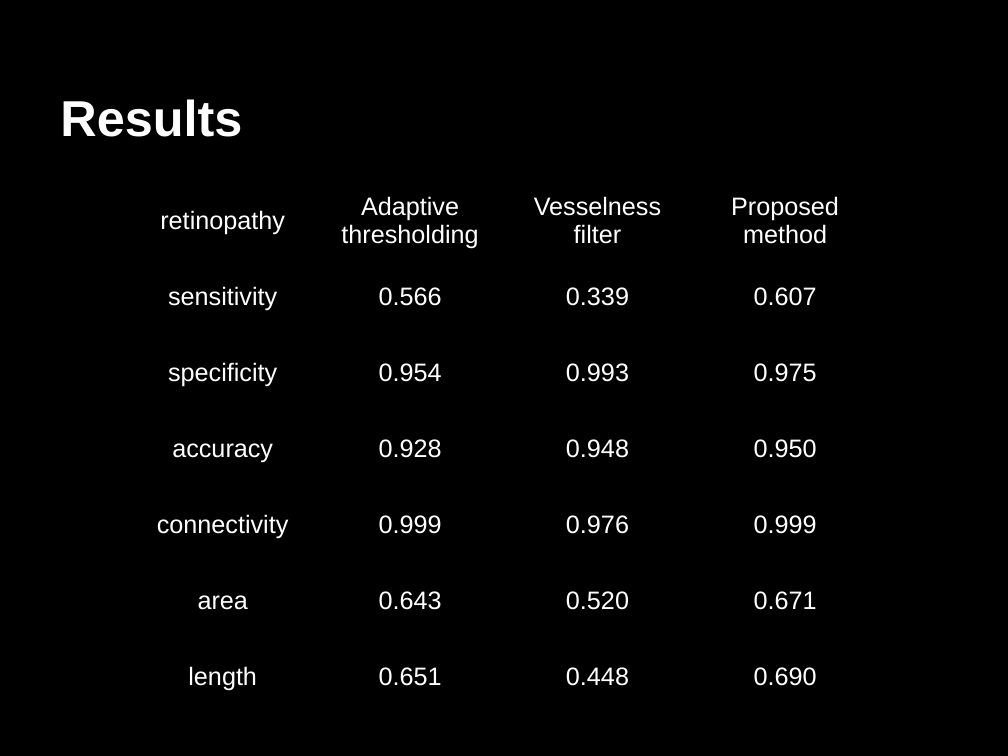
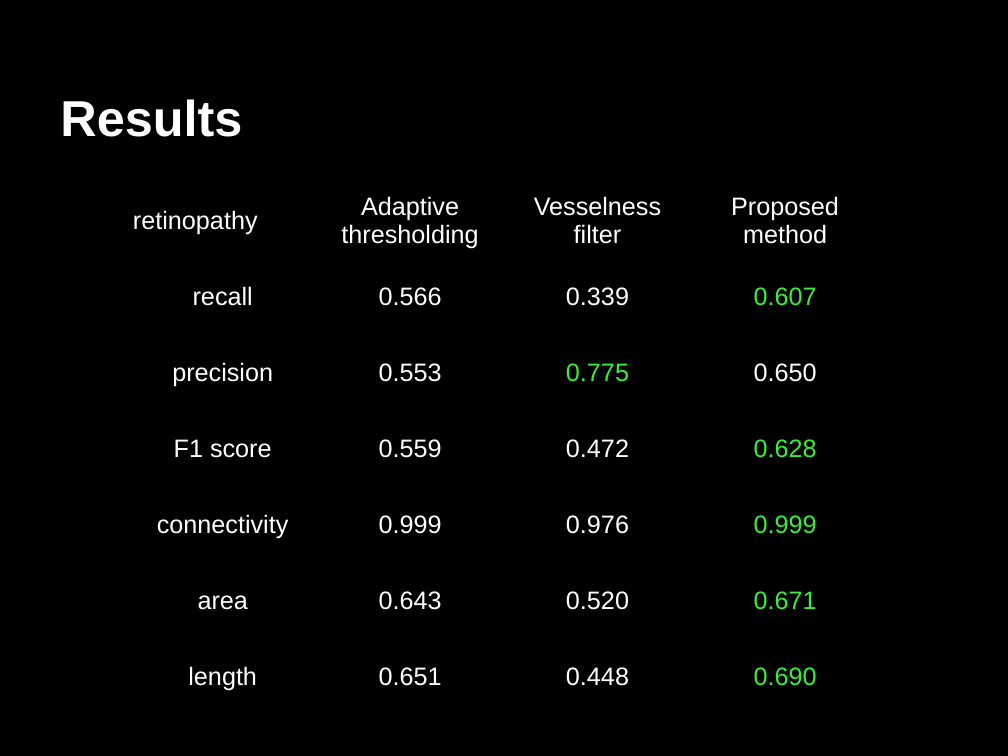
Before and after one commit to mutual-ai/vessel-segmentation-ssip2012, a slide deck: slide 16 of presentation/Vessel_presentation.odp (slide 21 before the commit). Drawn at 1008x756 pixels with LibreOffice and Linux fonts; fonts in the diff are those of the drawing. Boxes give left, top, right and bottom in pixels: in the first picture for what was removed or moved away, otherwise in the second. Text is boxed around its words. In the diff, an @@ line names an element or a change of style, - is before the commit and + after.

```diff
--- a/presentation/Vessel_presentation.odp
+++ b/presentation/Vessel_presentation.odp
@@ table at [129,182,879,715] @@
-row 2, column 1: sensitivity
+row 2, column 1: recall
-row 3: specificity | 0.954 | 0.993 | 0.975
+row 3: precision | 0.553 | 0.775 | 0.650
-row 4: accuracy | 0.928 | 0.948 | 0.950
+row 4: F1 score | 0.559 | 0.472 | 0.628
@@ text colour #FFFFFF to #3DEB3D in "0.607", "0.999", "0.671", "0.690" @@
@@ alignment centre to left @@
```
Also in this commit, not shown: 3 other slides changed, 5 slides removed, 19 other files.
